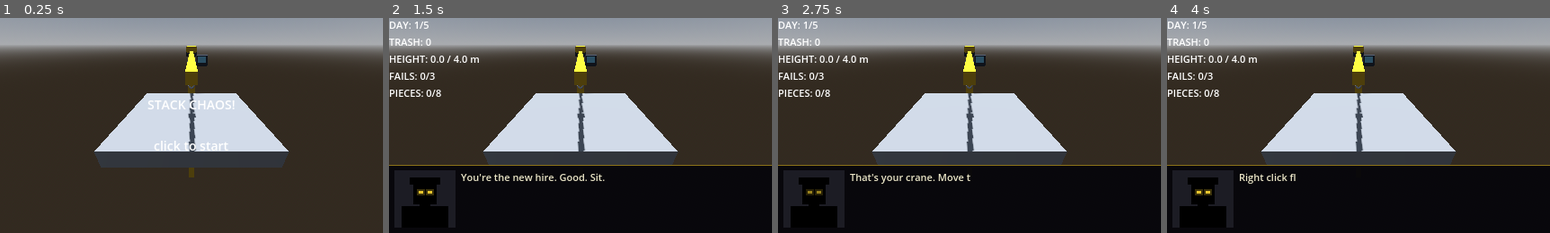
Above: before the commit, frames 1-4 (left to right).
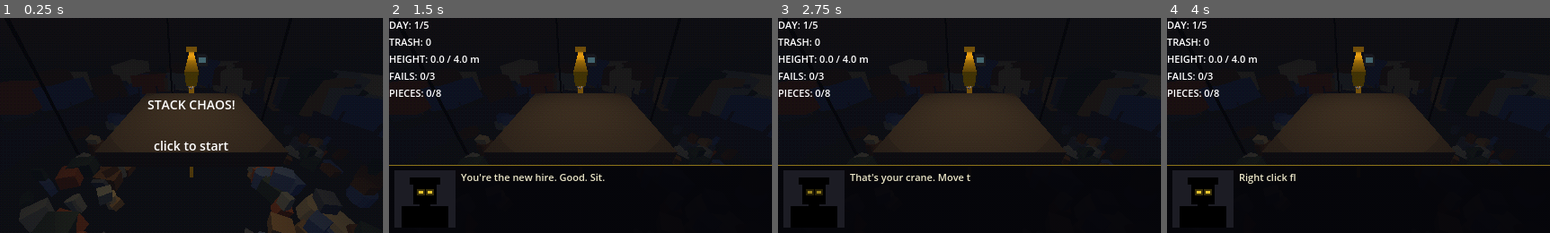
Above: after the commit, the same moments.

Repository: coconutTM/Stack-Chaos
Game: Godot game, scene res://scenes/main.tscn
The game is run twice, just before and just after one commit, with the same random seed, the same clock (stepped at 60 frames per second) and the same inputs.
Inputs (mouse positions are in pixels of both pictures, inside the frame that each line leads up to):
- Up to frame 1 (0.25 s): no input
- Up to frame 2 (1.5 s): tap Enter at 0.5 s; move the mouse to (664, 114) at 0.52 s; click (664, 114) at 0.67 s; drag from (503, 136) to (561, 168) at 1.27 s
- Up to frame 3 (2.75 s): tap Space at 2 s; move the mouse to (1007, 78) at 2.02 s; click (1007, 78) at 2.17 s
- Up to frame 4 (4 s): tap Enter at 2.75, 3.5 s; drag from (1339, 168) to (1243, 93) at 2.77 s; move the mouse to (1473, 157) at 3.52 s; click (1473, 157) at 3.67 s

The runs differ from the first frame. In frame 1, 93% of the frame differs, in the area x 0-100%, y 0-100%; in frame 2, 66%; in frame 3, 66%; in frame 4, 66%.

Commit message:
Phase 4: PS1 look (dark scene, flickering spot, fog, PSX shaders, junkyard, F3 FPS overlay)
Co-Authored-By: Claude Sonnet 5.5 <noreply@anthropic.com>

Diff:
--- a/scenes/main.tscn
+++ b/scenes/main.tscn
@@ -4,23 +4,18 @@
 [ext_resource type="PackedScene" uid="uid://bv5gyw3nwe1hg" path="res://scenes/ui.tscn" id="2_0wfyh"]
 [ext_resource type="Script" uid="uid://cebm5j1tuy0vn" path="res://scripts/orbit_camera.gd" id="3_orbit"]
 
-[sub_resource type="ProceduralSkyMaterial" id="ProceduralSkyMaterial_7dm0k"]
-sky_horizon_color = Color(0.66224277, 0.6717428, 0.6867428, 1)
-ground_horizon_color = Color(0.66224277, 0.6717428, 0.6867428, 1)
-
-[sub_resource type="Sky" id="Sky_ig7tw"]
-sky_material = SubResource("ProceduralSkyMaterial_7dm0k")
-
 [sub_resource type="Environment" id="Environment_0xm2m"]
-background_mode = 2
-sky = SubResource("Sky_ig7tw")
+background_mode = 1
+background_color = Color(0.012, 0.012, 0.018, 1)
+ambient_light_source = 2
+ambient_light_color = Color(0.3, 0.32, 0.42, 1)
+ambient_light_energy = 1.1
+fog_enabled = true
+fog_light_color = Color(0.05, 0.055, 0.075, 1)
+fog_density = 0.022
 
 [node name="Main" type="Node3D" unique_id=1896881104]
 script = ExtResource("1_o5qli")
-
-[node name="DirectionalLight3D" type="DirectionalLight3D" parent="." unique_id=273922889]
-transform = Transform3D(0.9977382, -0.066467665, -0.010025707, 0.0076917047, -0.035278097, 0.999348, -0.06677799, -0.99716467, -0.034687057, 0, 11.1, 0)
-shadow_enabled = true
 
 [node name="WorldEnvironment" type="WorldEnvironment" parent="." unique_id=164863699]
 environment = SubResource("Environment_0xm2m")
--- a/scripts/block.gd
+++ b/scripts/block.gd
@@ -42,6 +42,7 @@
 
 func _ready() -> void:
 	_mesh = get_node("MeshInstance3D")
+	_mesh.material_override = Psx.from_standard(_mesh.material_override)   # สีเดิมจาก scene แต่ใช้ shader PS1
 
 	# ตอนแรกให้ลอยค้างไว้ ให้ผู้เล่นเลื่อนด้วยเมาส์
 	continuous_cd = true
@@ -143,23 +144,19 @@
 	var box := BoxMesh.new()
 	box.size = Vector3(bb.size.x + 0.06, maxf(0.1, bb.size.y * 0.14), bb.size.z + 0.06)
 	band.mesh = box
-	var m := StandardMaterial3D.new()
-	m.albedo_color = Color(0.78, 0.78, 0.8)
-	m.roughness = 0.4
-	band.material_override = m
+	band.material_override = Psx.material(Color(0.78, 0.78, 0.8))
 	band.position = _mesh.position + bb.get_center()
 	add_child(band)
 
 
 # เปลี่ยนสี emission ของชิ้นนี้ (copy material ก่อน เพราะ material ใน scene แชร์กันทุก instance)
 func _glow(color: Color) -> void:
-	var m := _mesh.material_override as StandardMaterial3D
+	var m := _mesh.material_override as ShaderMaterial
 	if m == null:
 		return
 	m = m.duplicate()
-	m.emission_enabled = true
-	m.emission = color
-	m.emission_energy_multiplier = 0.7
+	m.set_shader_parameter("emission_color", color)
+	m.set_shader_parameter("emission_energy", 0.7)
 	_mesh.material_override = m
 
 
--- a/scripts/crane.gd
+++ b/scripts/crane.gd
@@ -97,11 +97,8 @@
 	_hook.position = Vector3(0, -_hook_len, 0)
 
 
-func _mat(color: Color) -> StandardMaterial3D:
-	var m := StandardMaterial3D.new()
-	m.albedo_color = color
-	m.roughness = 1.0
-	return m
+func _mat(color: Color) -> Material:
+	return Psx.material(color)
 
 
 func _box(parent: Node3D, size: Vector3, pos: Vector3, mat: Material) -> MeshInstance3D:
--- /dev/null
+++ b/scripts/fps_overlay.gd
@@ -0,0 +1,37 @@
+class_name FpsOverlay
+extends CanvasLayer
+
+# ตัวเลข FPS / draw call มุมขวาล่าง กด F3 เปิด-ปิด (ไว้เช็คประสิทธิภาพบนเว็บ build ปิดไว้เป็นค่าเริ่มต้น)
+# F3 เป็นปุ่มดีบักเท่านั้น ตัวเกมยังควบคุมด้วยเมาส์อย่างเดียว
+
+var _label: Label
+
+
+func _ready() -> void:
+	layer = 20
+	_label = Label.new()
+	_label.mouse_filter = Control.MOUSE_FILTER_IGNORE
+	_label.anchor_left = 1.0
+	_label.anchor_right = 1.0
+	_label.anchor_top = 1.0
+	_label.anchor_bottom = 1.0
+	_label.offset_left = -110.0
+	_label.offset_top = -14.0
+	_label.horizontal_alignment = HORIZONTAL_ALIGNMENT_RIGHT
+	_label.add_theme_font_size_override("font_size", 8)
+	_label.add_theme_color_override("font_outline_color", Color.BLACK)
+	_label.add_theme_constant_override("outline_size", 4)
+	add_child(_label)
+	visible = false
+
+
+func _unhandled_key_input(event: InputEvent) -> void:
+	if event is InputEventKey and event.pressed and not event.echo and event.keycode == KEY_F3:
+		visible = not visible
+
+
+func _process(_delta: float) -> void:
+	if not visible:
+		return
+	var draws := RenderingServer.get_rendering_info(RenderingServer.RENDERING_INFO_TOTAL_DRAW_CALLS_IN_FRAME)
+	_label.text = "%d FPS  %d draws" % [Engine.get_frames_per_second(), draws]
--- /dev/null
+++ b/scripts/junkyard.gd
@@ -0,0 +1,149 @@
+class_name Junkyard
+extends Node3D
+
+# ฉากโรงขยะรอบแท่นวาง: พื้นหลุมขยะลึกลงไป, กองขยะประดับ, รั้ว, เนินขยะไกลๆ, เสาไฟ
+# ทั้งหมดจาก primitive (กล่อง/ทรงกระบอก 8 เหลี่ยม) ใช้ material PS1 / สุ่มด้วย seed คงที่ ให้หน้าตาเหมือนเดิมทุกครั้ง
+# รวมชิ้นที่สีเดียวกันเป็น MultiMesh เดียว → draw call น้อย (สำคัญบนเว็บ)
+
+const FLOOR_Y := -7.0         # พื้นหลุม (ต่ำกว่า KILL_Y ของเกม)
+const SEED := 20260
+const PALETTE: Array[Color] = [
+	Color(0.34, 0.25, 0.18), Color(0.45, 0.36, 0.24), Color(0.26, 0.28, 0.30), Color(0.50, 0.28, 0.18),
+	Color(0.20, 0.24, 0.22), Color(0.40, 0.41, 0.36), Color(0.26, 0.32, 0.42), Color(0.52, 0.47, 0.34),
+]
+const LAMP_COLOR := Color(1.0, 0.8, 0.5)
+const FENCE_RADIUS := 21.0
+
+enum Shape { BOX, CYLINDER }
+
+var _rng := RandomNumberGenerator.new()
+var _groups := {}   # key → {shape, material, xforms}
+var _meshes := {}
+
+
+func _ready() -> void:
+	_rng.seed = SEED
+	_build_floor()
+	_build_rubble()
+	_build_fence()
+	_build_mounds()
+	_build_lamps()
+	_flush()
+
+
+func _build_floor() -> void:
+	_add(Shape.BOX, Psx.material(Color(0.3, 0.25, 0.21)), Transform3D(Basis.from_scale(Vector3(160, 0.5, 160)), Vector3(0, FLOOR_Y - 0.25, 0)))
+
+
+# ขยะกระจายในหลุม (ในรั้ว) มีซ้อนกันบ้าง
+func _build_rubble() -> void:
+	for i in 130:
+		var a := _rng.randf() * TAU
+		var r := _rng.randf_range(6.5, FENCE_RADIUS - 1.5)
+		var pos := Vector3(cos(a) * r, 0.0, sin(a) * r)
+		if absf(pos.x) < 5.5 and absf(pos.z) < 5.5:
+			continue   # ใต้แท่นวาง
+		var size := Vector3(_rng.randf_range(0.5, 2.2), _rng.randf_range(0.4, 2.0), _rng.randf_range(0.5, 2.2))
+		var shape := Shape.CYLINDER if _rng.randf() < 0.3 else Shape.BOX
+		_add_piece(shape, pos, size, FLOOR_Y)
+		if _rng.randf() < 0.35:
+			var top := Vector3(pos.x + _rng.randf_range(-0.4, 0.4), 0.0, pos.z + _rng.randf_range(-0.4, 0.4))
+			var s2 := size * _rng.randf_range(0.5, 0.9)
+			_add_piece(Shape.BOX, top, s2, FLOOR_Y + size.y)
+
+
+func _add_piece(shape: int, pos: Vector3, size: Vector3, base_y: float) -> void:
+	var tilt := Vector3(_rng.randf_range(-0.15, 0.15), _rng.randf() * TAU, _rng.randf_range(-0.15, 0.15))
+	var basis := Basis.from_euler(tilt) * Basis.from_scale(size)
+	var color: Color = PALETTE[_rng.randi() % PALETTE.size()]
+	_add(shape, Psx.material(color), Transform3D(basis, Vector3(pos.x, base_y + size.y * 0.5, pos.z)))
+
+
+# รั้วเป็นวงรอบหลุม: แผ่นรั้ว + เสา / ขาดหายไปบางช่วง เอียงบ้าง ให้ดูทรุดโทรม
+func _build_fence() -> void:
+	var mat := Psx.material(Color(0.24, 0.24, 0.26))
+	var sections := 36
+	for i in sections:
+		var a := TAU * i / sections
+		var dir := Vector3(cos(a), 0.0, sin(a))
+		var yaw := -a - PI * 0.5   # ให้แกน x ของกล่องขนานเส้นสัมผัสวง
+		# เสา
+		_add(Shape.BOX, mat, Transform3D(Basis.from_scale(Vector3(0.28, 5.0, 0.28)), dir * FENCE_RADIUS + Vector3(0, FLOOR_Y + 2.5, 0)))
+		if _rng.randf() < 0.22:
+			continue   # แผ่นรั้วหายไป
+		var mid_a := a + TAU / sections * 0.5
+		var mid := Vector3(cos(mid_a), 0.0, sin(mid_a)) * FENCE_RADIUS
+		var lean := _rng.randf_range(-0.12, 0.12)
+		var basis := Basis.from_euler(Vector3(0, yaw - TAU / sections * 0.5, lean)) * Basis.from_scale(Vector3(3.7, 3.4, 0.12))
+		_add(Shape.BOX, mat, Transform3D(basis, mid + Vector3(0, FLOOR_Y + 2.0, 0)))
+
+
+# เนินขยะใหญ่ๆ ไกลๆ นอกรั้ว เป็นเงามืดๆ ตรงขอบฉาก
+func _build_mounds() -> void:
+	for i in 18:
+		var a := TAU * i / 18.0 + _rng.randf_range(-0.12, 0.12)
+		var r := _rng.randf_range(27.0, 40.0)
+		var center := Vector3(cos(a) * r, 0.0, sin(a) * r)
+		for j in 9:
+			var size := Vector3(_rng.randf_range(3.0, 7.0), _rng.randf_range(2.5, 6.0), _rng.randf_range(3.0, 7.0))
+			var off := Vector3(_rng.randf_range(-4.0, 4.0), 0.0, _rng.randf_range(-4.0, 4.0))
+			_add_piece(Shape.BOX, center + off, size, FLOOR_Y + _rng.randf_range(0.0, 4.0))
+
+
+# เสาไฟสูง หัวโคมเรืองแสงสีส้ม (แค่ emissive ไม่ใช่ไฟจริง)
+func _build_lamps() -> void:
+	var pole_mat := Psx.material(Color(0.10, 0.10, 0.11))
+	var lamp_mat := Psx.material(Color(0.2, 0.17, 0.1), LAMP_COLOR, 1.6)
+	var count := 6
+	for i in count:
+		var a := TAU * i / count + 0.3
+		var dir := Vector3(cos(a), 0.0, sin(a))
+		var base := dir * 15.5
+		var height := 16.0
+		_add(Shape.CYLINDER, pole_mat, Transform3D(Basis.from_scale(Vector3(0.3, height, 0.3)), base + Vector3(0, FLOOR_Y + height * 0.5, 0)))
+		var top_y := FLOOR_Y + height
+		var inward := -dir
+		var arm_basis := Basis.from_euler(Vector3(0, PI - a, 0)) * Basis.from_scale(Vector3(2.2, 0.2, 0.2))
+		_add(Shape.BOX, pole_mat, Transform3D(arm_basis, base + inward * 1.1 + Vector3(0, top_y, 0)))
+		_add(Shape.BOX, lamp_mat, Transform3D(Basis.from_scale(Vector3(0.8, 0.25, 0.8)), base + inward * 2.2 + Vector3(0, top_y - 0.2, 0)))
+
+
+func _add(shape: int, material: Material, xform: Transform3D) -> void:
+	var key := "%d:%d" % [shape, material.get_instance_id()]
+	if not _groups.has(key):
+		_groups[key] = {"shape": shape, "material": material, "xforms": []}
+	_groups[key].xforms.append(xform)
+
+
+func _flush() -> void:
+	for key in _groups:
+		var g: Dictionary = _groups[key]
+		var mm := MultiMesh.new()
+		mm.transform_format = MultiMesh.TRANSFORM_3D
+		mm.mesh = _mesh_for(g.shape)
+		mm.instance_count = g.xforms.size()
+		for i in g.xforms.size():
+			mm.set_instance_transform(i, g.xforms[i])
+		var mi := MultiMeshInstance3D.new()
+		mi.multimesh = mm
+		mi.material_override = g.material
+		mi.cast_shadow = GeometryInstance3D.SHADOW_CASTING_SETTING_OFF
+		add_child(mi)
+	_groups.clear()
+
+
+func _mesh_for(shape: int) -> Mesh:
+	if not _meshes.has(shape):
+		if shape == Shape.BOX:
+			var box := BoxMesh.new()
+			box.size = Vector3.ONE
+			_meshes[shape] = box
+		else:
+			var cyl := CylinderMesh.new()
+			cyl.top_radius = 0.5
+			cyl.bottom_radius = 0.5
+			cyl.height = 1.0
+			cyl.radial_segments = 8
+			cyl.rings = 1
+			_meshes[shape] = cyl
+	return _meshes[shape]
--- /dev/null
+++ b/scripts/lighting.gd
@@ -0,0 +1,51 @@
+class_name Lighting
+extends Node3D
+
+# ไฟ SpotLight3D ดวงเดียวส่องกองขยะ (ตามความสูงกอง) + ไฟกะพริบแบบสุ่ม
+# ไม่เปิด shadow: shader แบบ vertex snapping จะทำให้เงาเพี้ยน และประหยัดบนเว็บ
+
+const BASE_ENERGY := 6.0
+const HEIGHT_ABOVE := 11.0     # ไฟอยู่เหนือยอดกองเท่านี้
+const FOLLOW := 3.0
+const LIGHT_COLOR := Color(1.0, 0.88, 0.66)
+
+var target_y := 0.0            # main.gd ตั้งเป็น tower_top
+
+var _spot: SpotLight3D
+var _y := 0.0
+var _clock := 0.0
+var _next_burst := 4.0
+var _burst_left := 0.0
+
+
+func _ready() -> void:
+	_spot = SpotLight3D.new()
+	_spot.light_color = LIGHT_COLOR
+	_spot.light_energy = BASE_ENERGY
+	_spot.spot_range = 40.0
+	_spot.spot_angle = 48.0
+	_spot.spot_attenuation = 0.8
+	_spot.rotation_degrees = Vector3(-90, 0, 0)   # ชี้ลงตรงๆ
+	add_child(_spot)
+	_apply_position()
+
+
+func _process(delta: float) -> void:
+	_y = lerpf(_y, target_y, 1.0 - exp(-FOLLOW * delta))
+	_apply_position()
+
+	_clock += delta
+	# สั่นเบาๆ ตลอด + ไฟกะพริบแรงเป็นช่วงสั้นๆ ทุก 4-10 วินาที
+	var energy := BASE_ENERGY * (0.96 + 0.04 * sin(_clock * 37.0))
+	_next_burst -= delta
+	if _next_burst <= 0.0:
+		_burst_left = randf_range(0.15, 0.45)
+		_next_burst = randf_range(4.0, 10.0)
+	if _burst_left > 0.0:
+		_burst_left -= delta
+		energy *= 1.0 if randf() < 0.45 else randf_range(0.1, 0.5)
+	_spot.light_energy = energy
+
+
+func _apply_position() -> void:
+	_spot.position = Vector3(0.0, _y + HEIGHT_ABOVE, 0.0)
--- a/scripts/main.gd
+++ b/scripts/main.gd
@@ -21,6 +21,7 @@
 var guide: DropGuide
 var dialogue: DialogueBox
 var item_bar: ItemBar
+var look: Ps1Look
 var items: ItemSystem
 var bag := PieceBag.new()
 
@@ -44,6 +45,9 @@
 
 
 func _ready() -> void:
+	look = Ps1Look.new()
+	look.ground = ground
+	add_child(look)
 	crane = Crane.new()
 	add_child(crane)
 	guide = DropGuide.new()
@@ -54,6 +58,7 @@
 	item_bar = ItemBar.new()
 	add_child(item_bar)
 	item_bar.slot_pressed.connect(items.use_slot)
+	add_child(FpsOverlay.new())
 	camera.tapped.connect(_on_camera_tapped)
 
 	score_label.add_theme_font_size_override("font_size", 11)
@@ -65,6 +70,7 @@
 func _process(delta: float) -> void:
 	# กล้องโคจร/ตามความสูงกองเอง (orbit_camera.gd) / ที่นี่แค่บอกความสูงเป้าหมาย
 	camera.target_y = tower_top
+	look.target_y = tower_top
 
 	var holding := state == State.HOLDING
 	# ระหว่างลากหมุนกล้องไม่ต้องให้ชิ้นที่ถือวิ่งตามเมาส์
--- a/scripts/orbit_camera.gd
+++ b/scripts/orbit_camera.gd
@@ -22,6 +22,7 @@
 
 
 func _ready() -> void:
+	far = 80.0   # ระยะวาดสั้นแบบ PS1 (ไกลกว่านี้ถูก fog กลืนอยู่แล้ว)
 	_update_transform()
 
 
--- /dev/null
+++ b/scripts/post_fx.gd
@@ -0,0 +1,16 @@
+class_name PostFx
+extends CanvasLayer
+
+# โพสต์โปรเซสลดสี + dithering แบบ PS1 (shaders/psx_post.gdshader)
+# layer 0 = วาดทับ 3D แต่ใต้ UI ทุกชั้น (ScoreLabel layer 1, ItemBar 5, DialogueBox 10)
+
+
+func _ready() -> void:
+	layer = 0
+	var rect := ColorRect.new()
+	rect.mouse_filter = Control.MOUSE_FILTER_IGNORE   # ห้ามกินคลิกของเกม
+	rect.set_anchors_and_offsets_preset(Control.PRESET_FULL_RECT)
+	var m := ShaderMaterial.new()
+	m.shader = preload("res://shaders/psx_post.gdshader")
+	rect.material = m
+	add_child(rect)
--- /dev/null
+++ b/scripts/ps1_look.gd
@@ -0,0 +1,24 @@
+class_name Ps1Look
+extends Node3D
+
+# รวมลุค PS1 ไว้ที่เดียว: ฉากโรงขยะ + ไฟกะพริบ + โพสต์โปรเซสลดสี/dithering
+# (พื้นหลังดำ / ambient ต่ำ / fog ตั้งใน Environment ของ main.tscn)
+# ลบ node นี้ออกจาก main.gd = ได้ฉากเรียบๆ กลับมา
+
+var ground: CSGBox3D        # พื้นแท่นวาง (main.gd ตั้งก่อน add_child)
+var target_y := 0.0:        # ความสูงกองที่ไฟควรตาม (main.gd ตั้ง)
+	set(v):
+		target_y = v
+		if _lighting:
+			_lighting.target_y = v
+
+var _lighting: Lighting
+
+
+func _ready() -> void:
+	if ground:
+		ground.material = Psx.material(Color(0.26, 0.23, 0.2))
+	add_child(Junkyard.new())
+	_lighting = Lighting.new()
+	add_child(_lighting)
+	add_child(PostFx.new())
--- /dev/null
+++ b/scripts/psx.gd
@@ -0,0 +1,31 @@
+class_name Psx
+extends RefCounted
+
+# ตัวช่วยสร้าง material สไตล์ PS1 (shaders/psx.gdshader) พร้อม cache ตามสี
+# ทุก mesh ในเกมใช้ตัวนี้แทน StandardMaterial3D
+
+const SHADER := preload("res://shaders/psx.gdshader")
+
+static var _cache := {}
+
+
+# material แชร์ตามสี (อย่าแก้ค่าบนตัวที่ได้จากนี่ ถ้าจะแก้ให้ duplicate() ก่อน)
+static func material(color: Color, emission := Color.BLACK, emission_energy := 1.0) -> ShaderMaterial:
+	var key := [color, emission, emission_energy]
+	if _cache.has(key):
+		return _cache[key]
+	var m := ShaderMaterial.new()
+	m.shader = SHADER
+	m.set_shader_parameter("albedo", color)
+	m.set_shader_parameter("emission_color", emission)
+	m.set_shader_parameter("emission_energy", emission_energy)
+	_cache[key] = m
+	return m
+
+
+# แปลง material ที่ตั้งไว้ใน .tscn (StandardMaterial3D) เป็นสไตล์ PS1 ด้วยสีเดียวกัน
+static func from_standard(m: Material) -> Material:
+	var std := m as StandardMaterial3D
+	if std == null:
+		return m
+	return material(std.albedo_color)
--- /dev/null
+++ b/shaders/psx.gdshader
@@ -0,0 +1,36 @@
+shader_type spatial;
+render_mode diffuse_lambert, specular_disabled;
+
+// สไตล์ PS1: vertex snapping + แสงแบบเป็นขั้นบันได (เขียนเองทั้งหมด ไม่ได้อ้างอิง shader ภายนอก)
+// ใช้ได้กับ gl_compatibility / เว็บ (ไม่ใช้ฟีเจอร์ของ Forward+)
+// ไม่มี texture: โมเดลทั้งเกมเป็น primitive สีเรียบ จึงไม่ต้องทำ affine texture warping
+
+uniform vec4 albedo : source_color = vec4(0.5, 0.5, 0.5, 1.0);
+uniform vec4 emission_color : source_color = vec4(0.0, 0.0, 0.0, 1.0);
+uniform float emission_energy = 1.0;
+// ตาราง snap ในจอ (NDC) ยิ่งน้อยยิ่งสั่นหยาบ / ค่าเริ่มต้นเป็นครึ่งหนึ่งของ viewport 426x240
+uniform vec2 snap_grid = vec2(213.0, 120.0);
+uniform float light_steps = 4.0;
+
+void vertex() {
+	vec4 clip = PROJECTION_MATRIX * (MODELVIEW_MATRIX * vec4(VERTEX, 1.0));
+	if (clip.w > 0.0) {
+		vec2 ndc = clip.xy / clip.w;
+		vec2 half_grid = snap_grid * 0.5;
+		ndc = floor(ndc * half_grid + 0.5) / half_grid;
+		POSITION = vec4(ndc * clip.w, clip.z, clip.w);
+	}
+}
+
+void fragment() {
+	ALBEDO = albedo.rgb;
+	ROUGHNESS = 1.0;
+	EMISSION = emission_color.rgb * emission_energy;
+}
+
+// แสงเป็นขั้นๆ (แทนไล่เฉดเนียน) ให้ลุคเก่าๆ
+void light() {
+	float ndl = clamp(dot(NORMAL, LIGHT), 0.0, 1.0);
+	float banded = floor(ndl * light_steps + 0.5) / light_steps;
+	DIFFUSE_LIGHT += banded * ATTENUATION * LIGHT_COLOR / PI;
+}
--- /dev/null
+++ b/shaders/psx_post.gdshader
@@ -0,0 +1,23 @@
+shader_type canvas_item;
+
+// โพสต์โปรเซสเต็มจอ: ลดสีเหลือ 5 บิตต่อช่อง (15 บิตแบบ PS1) + dithering แบบ Bayer 4x4
+// วาดเป็น CanvasLayer ใต้ UI จึงไม่กระทบตัวหนังสือ/แถบ item
+
+uniform sampler2D screen_tex : hint_screen_texture, filter_nearest, repeat_disable;
+uniform float levels = 32.0;
+uniform float dither_strength = 1.0;
+
+const float BAYER[16] = float[16](
+	0.0, 8.0, 2.0, 10.0,
+	12.0, 4.0, 14.0, 6.0,
+	3.0, 11.0, 1.0, 9.0,
+	15.0, 7.0, 13.0, 5.0
+);
+
+void fragment() {
+	vec3 c = texture(screen_tex, SCREEN_UV).rgb;
+	ivec2 p = ivec2(mod(FRAGCOORD.xy, 4.0));
+	float d = (BAYER[p.y * 4 + p.x] / 16.0 - 0.5) * dither_strength / levels;
+	c = floor((c + d) * levels + 0.5) / levels;
+	COLOR = vec4(c, 1.0);
+}
Not shown, added: scripts/fps_overlay.gd.uid
Not shown, added: scripts/junkyard.gd.uid
Not shown, added: scripts/lighting.gd.uid
Not shown, added: scripts/post_fx.gd.uid
Not shown, added: scripts/ps1_look.gd.uid
Not shown, added: scripts/psx.gd.uid
Not shown, added: shaders/psx.gdshader.uid
Not shown, added: shaders/psx_post.gdshader.uid
Not shown, changed: CLAUDE.md
